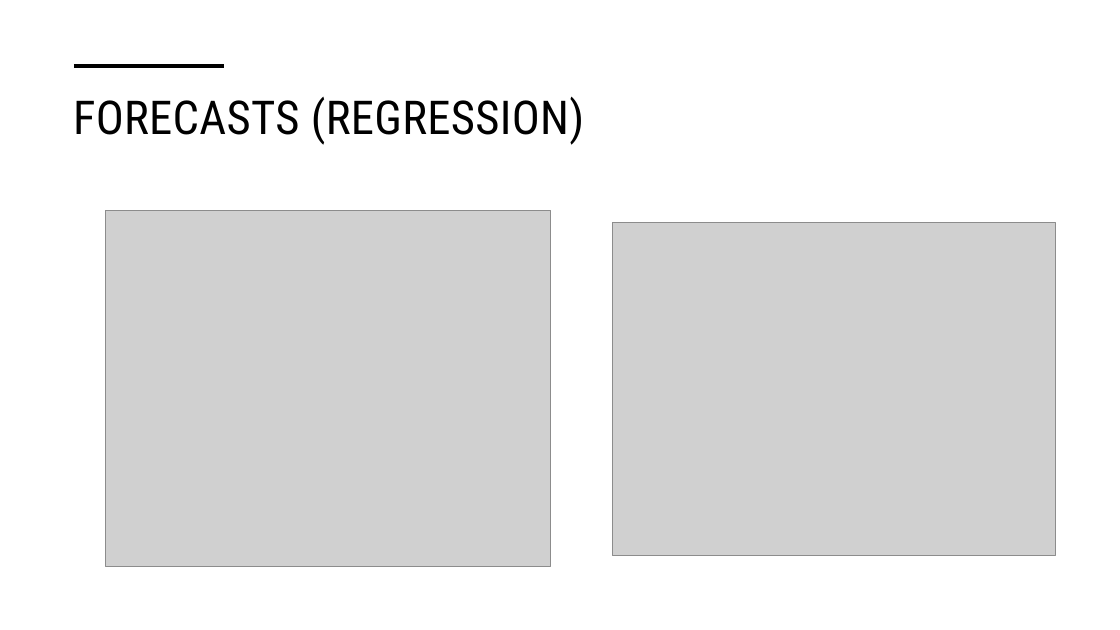
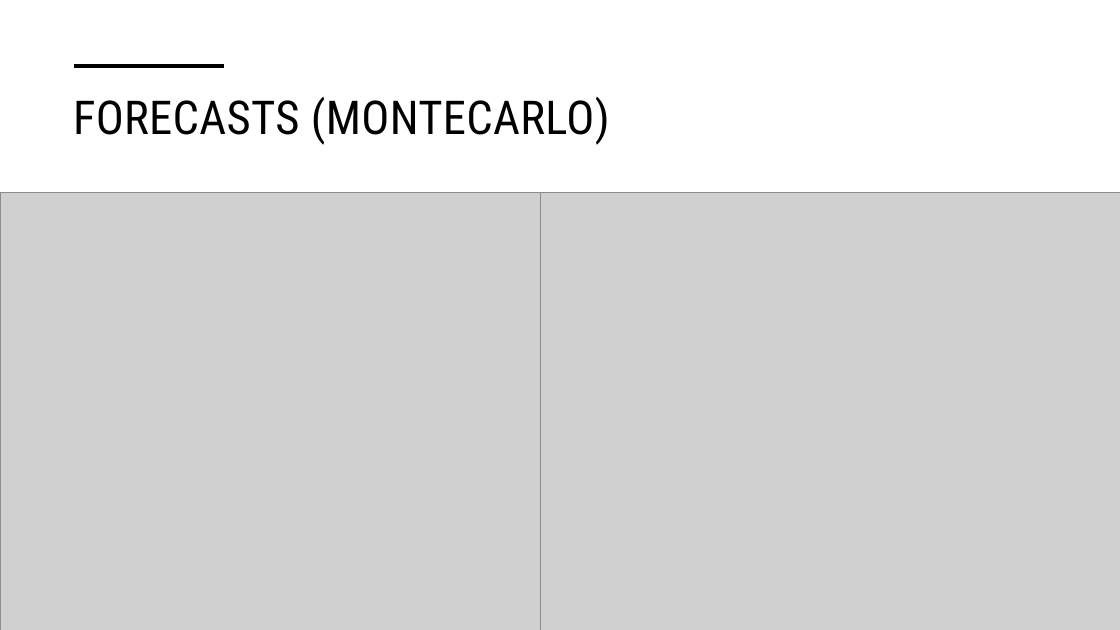
Before and after one commit to yanntouret/IAE_METZ_2026_EMPIRICAL_FINANCLE, a slide deck: slide 8 of PRESENTATION/Soquimich (SQM) – Empirical Finance &.pptx (slide 7 before the commit). Drawn at 1120x630 pixels with LibreOffice and Linux fonts; fonts in the diff are those of the drawing; grey boxes stand for pictures. Boxes give left, top, right and bottom in pixels: in the first picture for what was removed or moved away, otherwise in the second. Text is boxed around its words. In the diff, an @@ line names an element or a change of style, - is before the commit and + after.

```diff
--- a/PRESENTATION/Soquimich (SQM) – Empirical Finance &.pptx
+++ b/PRESENTATION/Soquimich (SQM) – Empirical Finance &.pptx
@@ title at (x1=73, y1=97, x2=610, y2=145): text changed @@
-FORECASTS (REGRESSION)
+FORECASTS (MONTECARLO)
@@ picture resized from (x1=106, y1=210, x2=551, y2=566) to (x1=0, y1=192, x2=541, y2=630) @@
@@ picture resized from (x1=613, y1=223, x2=1055, y2=556) to (x1=536, y1=192, x2=1120, y2=630) @@
```
Also in this commit, not shown: 4 other slides changed, 1 slide added.
